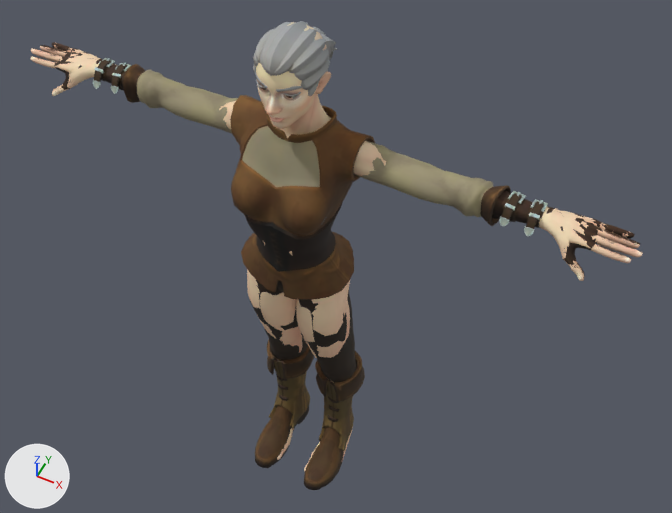
Two versions of the glTF model web/avatars/woman.glb, one commit apart.
Before and after are seen from a 50 mm lens placed at (0.914, -1.578, 3.087), pointed at (0.065, 0.12, 0.965). Every picture has the same lights, and +X, +Y and +Z are marked at lower left. The older version comes first.

The scene before the commit, as lines of its bpy script (objects in view):
```python
me_female_peasant_arms = bpy.data.meshes.new('Female_Peasant_Arms')
me_female_peasant_arms.from_pydata(...)  # 3478 vertices, 6848 faces; spans x -0.9..0.9, y -0.02..0.12, z 1.37..1.53
me_female_peasant_arms.materials.append(mat_mi_peasant_001)  # picture img_t_peasant_basecolor
me_female_peasant_body = bpy.data.meshes.new('Female_Peasant_Body')
me_female_peasant_body.from_pydata(...)  # 1141 vertices, 2188 faces; spans x -0.183..0.183, y -0.144..0.134, z 1.0..1.561
me_female_peasant_body.materials.append(mat_mi_peasant)
me_female_peasant_feet = bpy.data.meshes.new('Female_Peasant_Feet')
me_female_peasant_feet.from_pydata(...)  # 1374 vertices, 2588 faces; spans x -0.181..0.181, y -0.171..0.173, z -0.006..0.468
me_female_peasant_feet.materials.append(mat_mi_peasant)
ob_female_peasant_arms = bpy.data.objects.new('Female_Peasant_Arms', me_female_peasant_arms)
ob_female_peasant_arms.location = (0.0, 0.0, 0.0)
ob_female_peasant_body = bpy.data.objects.new('Female_Peasant_Body', me_female_peasant_body)
ob_female_peasant_body.location = (0.0, 0.0, 0.0)
ob_female_peasant_feet = bpy.data.objects.new('Female_Peasant_Feet', me_female_peasant_feet)
ob_female_peasant_feet.location = (0.0, 0.0, 0.0)
# also in view: 'Female_Regular' at (0.0, 0.004, 0.908); 'Hair_Ponytail' at (0.0, 0.063, 1.724); 'Female_Peasant_Legs' at (0.0, 0.024, 0.776)
```
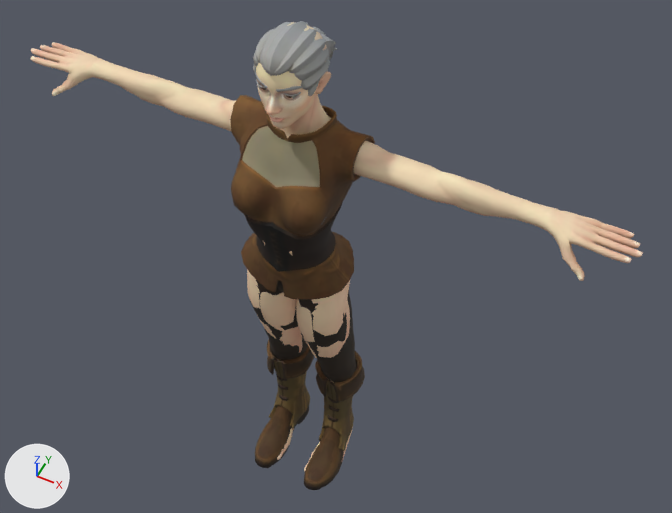
What the commit changed:
Object 'Female_Peasant_Arms' (ob_female_peasant_arms) is deleted.

What differs and where, as boxes [x1, y1, x2, y2] in the pictures (672 x 513 px):
'Female_Peasant_Arms', deleted
    before: [31, 42, 643, 279]
